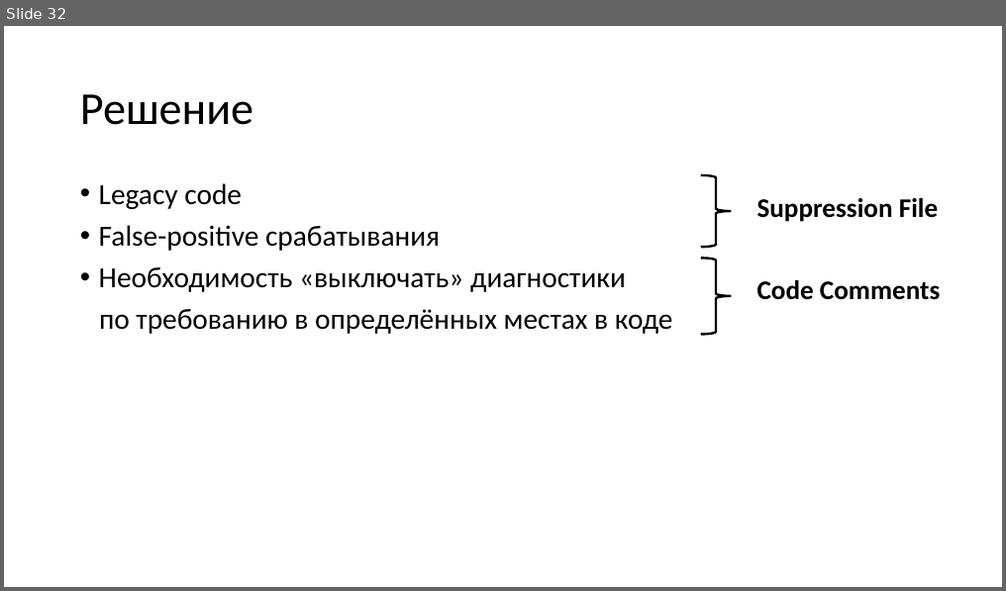
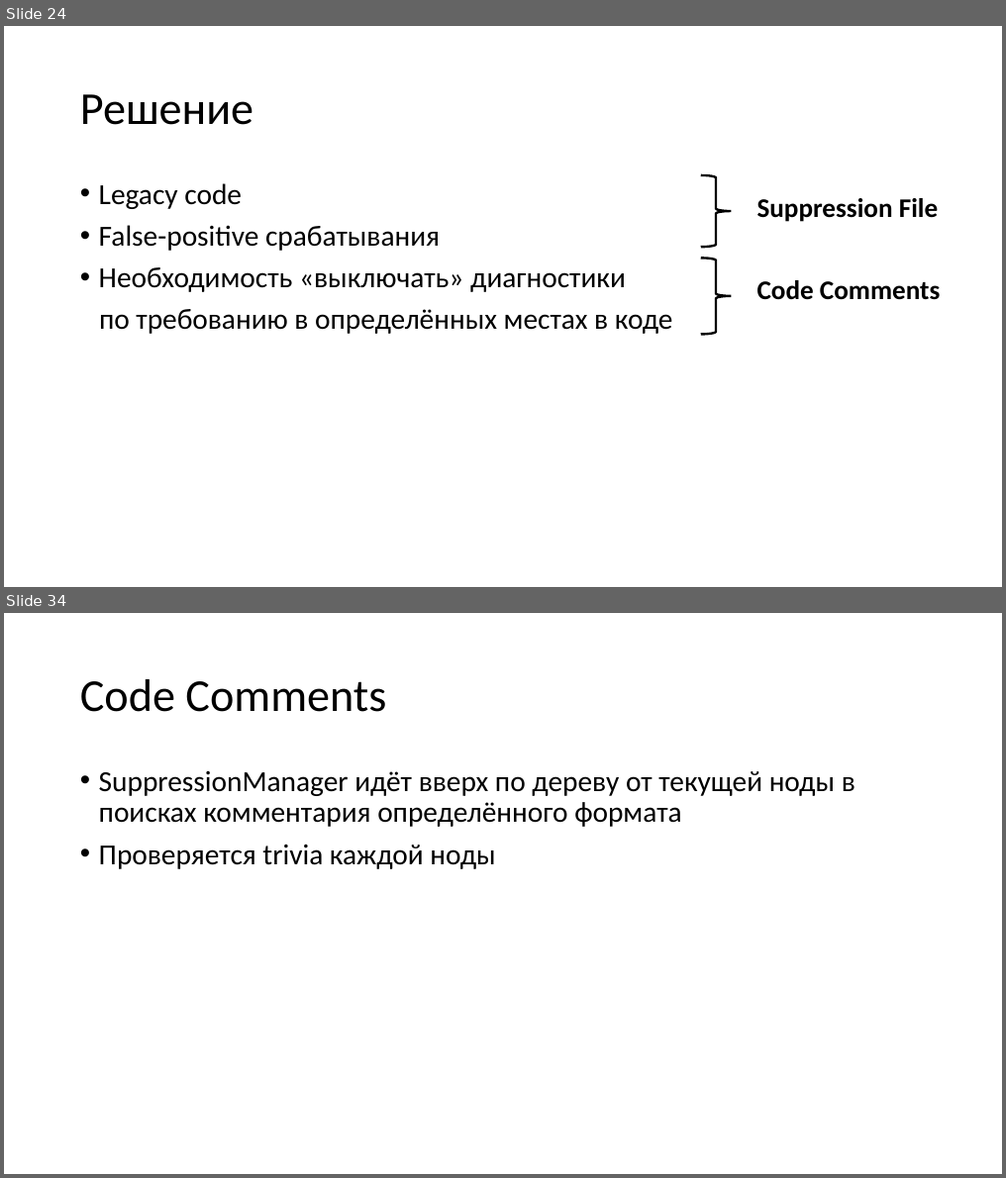
Before and after one commit to dropsonic/dotNext2019_slides, a slide deck: Roslyn - mastering static code analysis.pptx. Shown one above the other, each under a label of ours: slide 32 before the commit, slides 24 and 34 after it; the slides between them are not shown. The pictures are 1006x591 and 1006x1178 pixels, drawn with LibreOffice and Linux fonts; fonts in the diff are those of the drawing. Boxes give left, top, right and bottom in pixels: in the first picture for what was removed or moved away, otherwise in the second. Text is boxed around its words. In the diff, an @@ line names an element or a change of style, - is before the commit and + after.

```diff
--- a/Roslyn - mastering static code analysis.pptx
+++ b/Roslyn - mastering static code analysis.pptx
@@ slide 34 added at [4, 613, 1002, 1174], background #FFFFFF @@
@@ title added at [80, 679, 386, 712], 44 pt, text #000000 @@
+Code Comments
@@ text added at [99, 771, 855, 869], 28 pt, text #000000 @@
+• SuppressionManager идёт вверх по дереву от текущей ноды в поисках комментария определённого формата
+• Проверяется trivia каждой ноды
@@ what was slide 32 is now slide 24 @@
```
Also in this commit, not shown: 10 slides changed, 17 other slides added, 8 slides removed, 3 other files.
